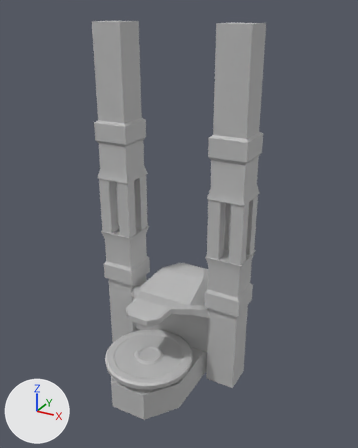
The FBX model Adrift/Assets/Master/Models/Stations/RepairTable.fbx, before and after one commit.
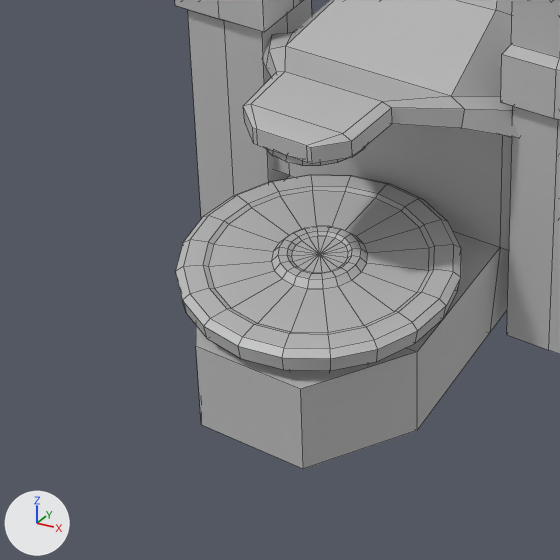
Each version appears first whole from a 50 mm camera at (7.33, -11.26, 12.01) aimed at (0.33, 1.47, 5.64), and next in a close-up on the part from 14% to 62% of the width and 62% to 100% of the height. Lighting does not change. The marker at lower left points along +X, +Y and +Z. The close-ups show mesh edges as thin lines. Where no turn or scale is listed for an object, it has been applied to the vertices.
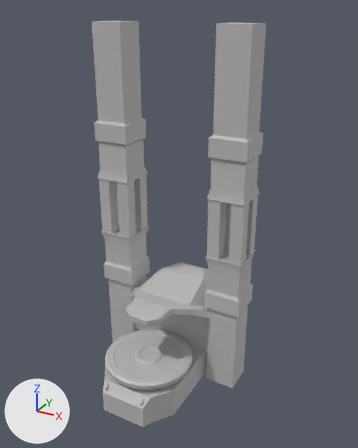
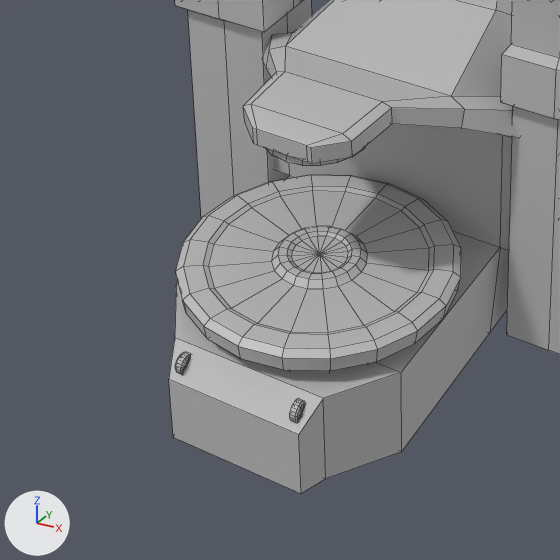
Where the newer file only moved an object's origin or applied its transform, the numbers keep the older frame.

Location of each change, [x1, y1, x2, y2] in pixels of the close-ups (560 x 560 px):
'pCube8', reshaped: before [175, 0, 560, 469]; after [169, 0, 560, 494]
part 1 of me_mesh, added: after [175, 352, 191, 375]
part 2 of me_mesh, added: after [289, 398, 305, 423]
part 3 of me_mesh, built on: before [196, 176, 500, 469]; after [169, 176, 500, 494]

The change in detail:
me_mesh is used by ob_pcube8; location (-0.03, 1.42, 5.79).
me_mesh had 912 vertices, 954 faces and spanned x -2.63..2.63, y -2.88..2.88, z -5.81..5.81.
me_mesh now has 1040 vertices, 1118 faces and spans x -2.63..2.63, y -3.03..2.88, z -5.81..5.81.
me_mesh part 1: a new loose piece of 62 vertices spanning x -0.67..-0.6, y -2.99..-2.78, z -5.02..-4.81, in mat_lambert1 (grey #bcbcbc).
me_mesh part 2: a new loose piece of 62 vertices spanning x 0.66..0.74, y -2.99..-2.78, z -5.02..-4.81, in mat_lambert1 (grey #bcbcbc).
Part 3, on me_mesh:
4 vertices are removed from x -0.58..0.64, y -2.75, z -5.78..-4.78.
5 faces are deleted.
4 vertices in x -1.3..1.36, y -1.77, z -5.78..-4.78 move by (0.0, -0.33, 0.0).
8 vertices are added at x -0.83..0.89, y -3.03..-2.75, z -5.78..-4.78.
9 new faces join them.
